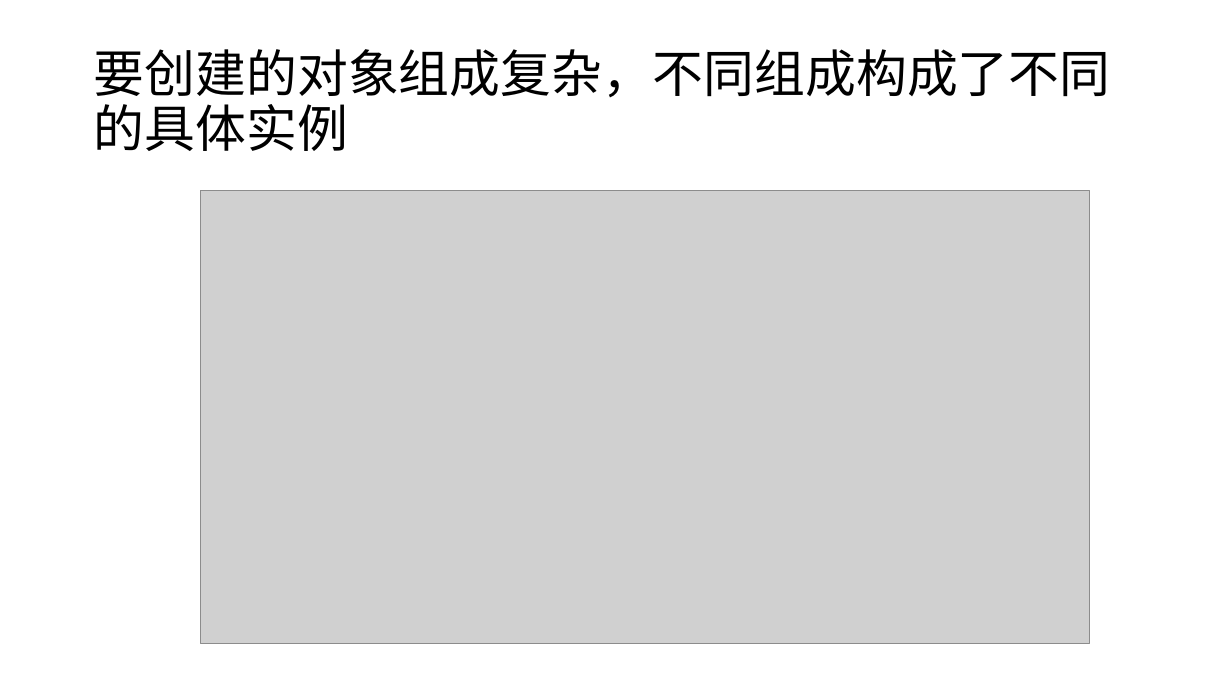
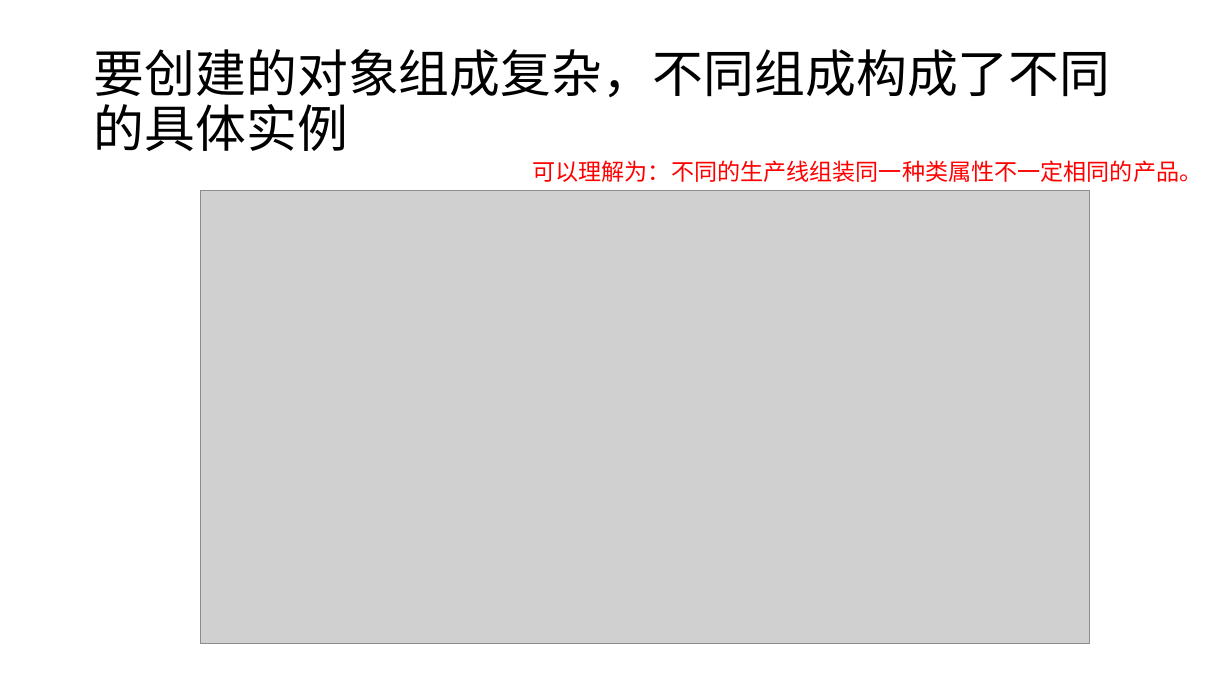
Before and after one commit to liangshanhero/sa, a slide deck: slide 2 of sa/文档/2019 软件体系结构（04）：生成器模式.pptx. Drawn at 1232x693 pixels with LibreOffice and Linux fonts; fonts in the diff are those of the drawing; grey boxes stand for pictures. Boxes give left, top, right and bottom in pixels: in the first picture for what was removed or moved away, otherwise in the second. Text is boxed around its words. In the diff, an @@ line names an element or a change of style, - is before the commit and + after.

```diff
--- a/sa/文档/2019 软件体系结构（04）：生成器模式.pptx
+++ b/sa/文档/2019 软件体系结构（04）：生成器模式.pptx
@@ text added at (x1=532, y1=160, x2=1202, y2=182), 18 pt, text #FF0000 @@
+可以理解为：不同的生产线组装同一种类属性不一定相同的产品。
```
Also in this commit, not shown: 3 slides removed, 6 other files.
